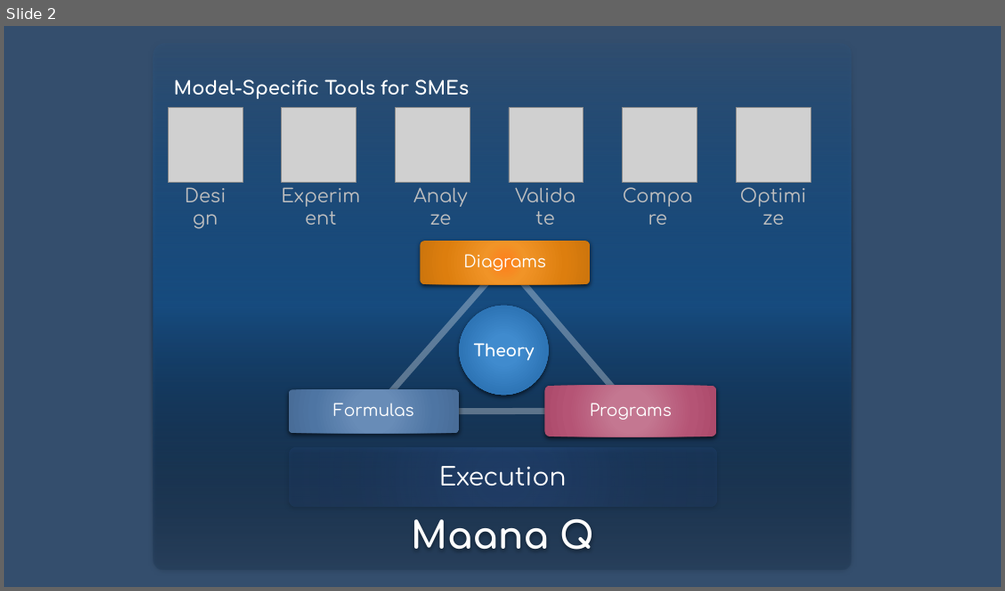
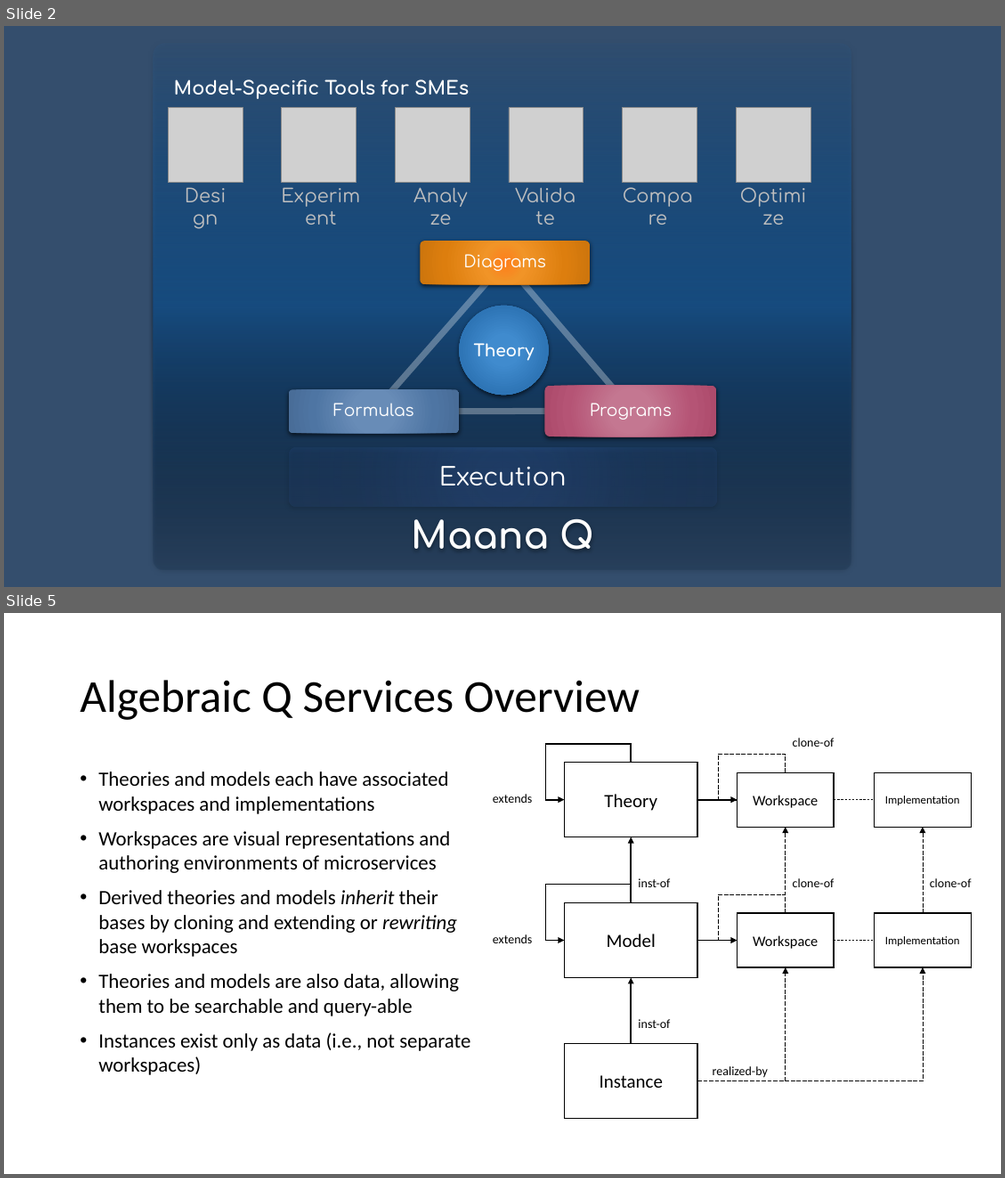
Before and after one commit to maana-io/cat-ml, a slide deck: presentations/gats-intro.pptx. Shown one above the other, each under a label of ours: slide 2 before the commit, slides 2 and 5 after it; the slides between them are not shown. The pictures are 1005x591 and 1005x1178 pixels, drawn with LibreOffice and Linux fonts; fonts in the diff are those of the drawing; grey boxes stand for pictures. Boxes give left, top, right and bottom in pixels: in the first picture for what was removed or moved away, otherwise in the second. Text is boxed around its words. In the diff, an @@ line names an element or a change of style, - is before the commit and + after.

```diff
--- a/presentations/gats-intro.pptx
+++ b/presentations/gats-intro.pptx
@@ slide 5 added at (x1=4, y1=613, x2=1001, y2=1174), background #FFFFFF @@
@@ title added at (x1=80, y1=680, x2=639, y2=720), 44 pt, text #000000 @@
+Algebraic Q Services Overview
@@ elbow arrow added from (631, 763) to (564, 800), #000000 1.5 pt @@
@@ text added at (x1=793, y1=738, x2=834, y2=747), 12 pt, text #000000 @@
+clone-of
@@ text added at (x1=98, y1=771, x2=470, y2=1075), 19.6 pt, text #000000 @@
+• Theories and models each have associated workspaces and implementations
+• Workspaces are visual representations and authoring environments of microservices
+• Derived theories and models inherit their bases by cloning and extending or rewriting base workspaces
+• Theories and models are also data, allowing them to be searchable and query-able
+• Instances exist only as data (i.e., not separate workspaces)
@@ rectangle added at (x1=564, y1=763, x2=697, y2=837), fill #FFFFFF, outline #000000 1 pt, 18 pt, text #000000 @@
+Theory
@@ elbow arrow added from (785, 772) to (736, 800), #000000 0.5 pt dashed @@
@@ rectangle added at (x1=736, y1=772, x2=833, y2=827), fill #FFFFFF, outline #000000 1 pt, 14 pt, text #000000 @@
+Workspace
@@ rectangle added at (x1=874, y1=772, x2=971, y2=827), fill #FFFFFF, outline #000000 1 pt, 11 pt, text #000000 @@
+Implementation
@@ text added at (x1=493, y1=794, x2=532, y2=803), 12 pt, text #000000 @@
+extends
@@ line added from (697, 800) to (736, 800), #000000 1.5 pt @@
@@ line added from (834, 800) to (874, 800), #000000 0.5 pt dashed @@
@@ arrow added from (631, 903) to (631, 837), #000000 1.5 pt @@
@@ arrow added from (785, 913) to (785, 827), #000000 0.5 pt dashed @@
@@ arrow added from (922, 913) to (922, 827), #000000 0.5 pt dashed @@
@@ text added at (x1=638, y1=878, x2=670, y2=887), 12 pt, text #000000 @@
+inst-of
@@ text added at (x1=793, y1=878, x2=834, y2=887), 12 pt, text #000000 @@
+clone-of
@@ text added at (x1=930, y1=878, x2=971, y2=887), 12 pt, text #000000 @@
+clone-of
@@ elbow arrow added from (631, 903) to (564, 941), #000000 1.5 pt @@
@@ rectangle added at (x1=564, y1=903, x2=697, y2=978), fill #FFFFFF, outline #000000 1 pt, 18 pt, text #000000 @@
+Model
@@ elbow arrow added from (785, 913) to (736, 941), #000000 0.5 pt dashed @@
@@ rectangle added at (x1=736, y1=913, x2=833, y2=967), fill #FFFFFF, outline #000000 1 pt, 14 pt, text #000000 @@
+Workspace
@@ rectangle added at (x1=874, y1=913, x2=971, y2=967), fill #FFFFFF, outline #000000 1 pt, 11 pt, text #000000 @@
+Implementation
@@ text added at (x1=493, y1=934, x2=532, y2=943), 12 pt, text #000000 @@
+extends
@@ line added from (697, 941) to (736, 941), #000000 1.5 pt @@
@@ line added from (834, 941) to (874, 941), #000000 0.5 pt dashed @@
@@ arrow added from (631, 1044) to (631, 978), #000000 1.5 pt @@
@@ elbow arrow added from (697, 1081) to (785, 967), #000000 0.5 pt dashed @@
@@ elbow arrow added from (697, 1081) to (922, 967), #000000 0.5 pt dashed @@
@@ text added at (x1=638, y1=1019, x2=670, y2=1028), 12 pt, text #000000 @@
+inst-of
@@ rectangle added at (x1=564, y1=1044, x2=697, y2=1119), fill #FFFFFF, outline #000000 1 pt, 18 pt, text #000000 @@
+Instance
@@ text added at (x1=712, y1=1066, x2=768, y2=1078), 12 pt, text #000000 @@
+realized-by
```
Also in this commit, not shown: 3 slides changed, 6 other slides added, 1 slide removed, 1 other file.
